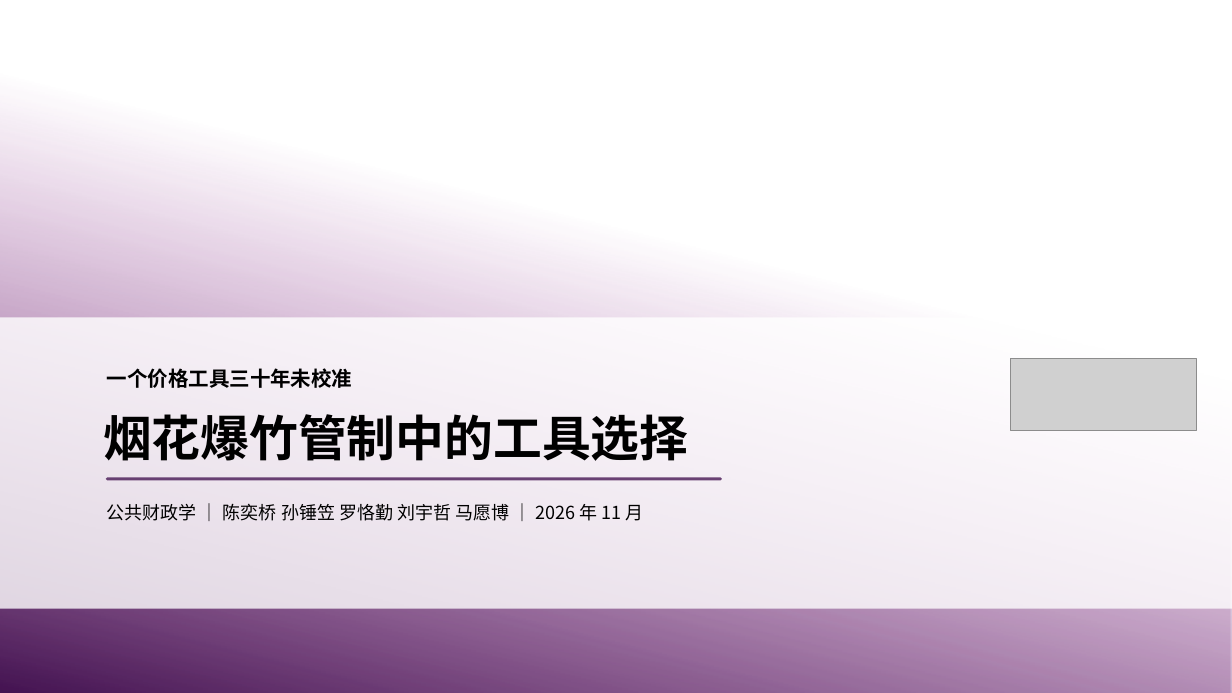
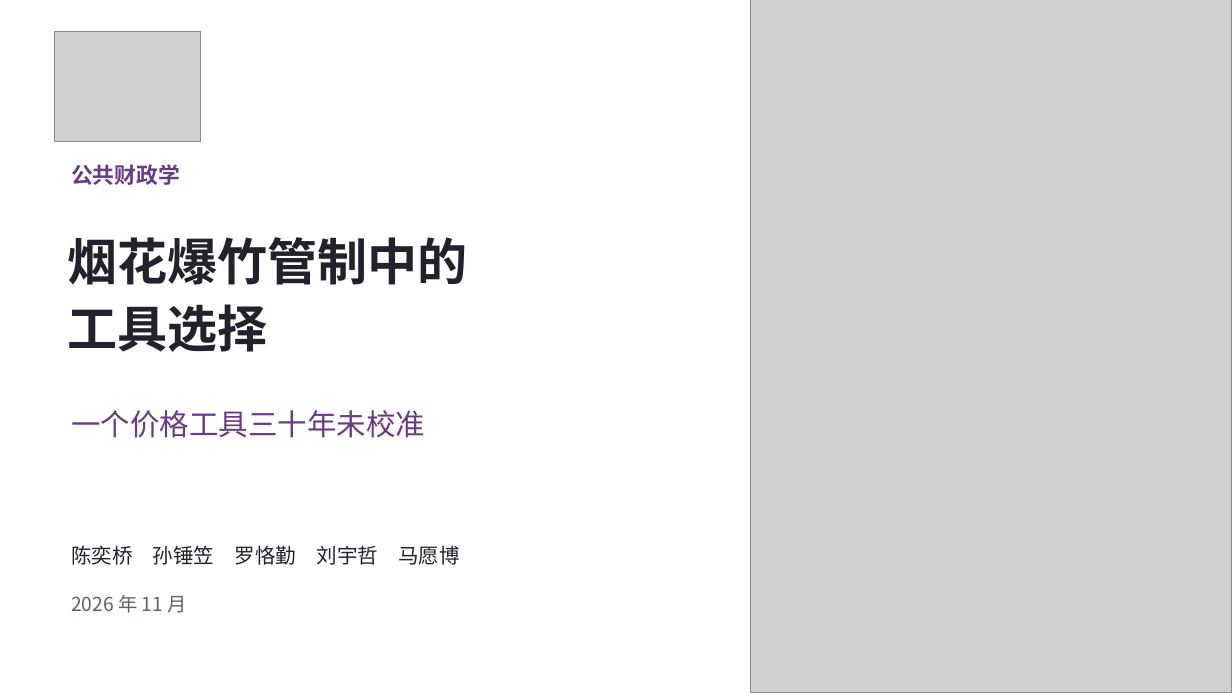
Before and after one commit to YINN233/public-finance-essay-fireworks, a slide deck: slide 1 of presentation/烟花爆竹管制-展示.pptx. Drawn at 1232x693 pixels with LibreOffice and Linux fonts; fonts in the diff are those of the drawing; grey boxes stand for pictures; background and template pictures are left out. Boxes give left, top, right and bottom in pixels: in the first picture for what was removed or moved away, otherwise in the second. Text is boxed around its words. In the diff, an @@ line names an element or a change of style, - is before the commit and + after.

Commit message:
完善烟花爆竹展示：精修 PPT、逐页讲稿与 27 个答辩问答
更新同版 PDF、预览和可重建源文件；区分 65.3% 交互项与 87.3% 条件性未区分份额，校正滨州样本对照与 DK* 范围，并记录更正及验证边界。

```diff
--- a/presentation/烟花爆竹管制-展示.pptx
+++ b/presentation/烟花爆竹管制-展示.pptx
@@ rectangle removed at [0,0,1232,693] @@
@@ picture added at [750,0,1232,693] @@
@@ picture: place and size @@
-picture at [1010,359,1196,431]
+picture at [55,31,201,141]
@@ text added at [71,164,180,185], 17 pt, text #683B83, bold @@
+公共财政学
@@ text at [67,237,467,352]: text changed; size 38 to 39 pt; text colour #000000 to #24212C @@
-烟花爆竹管制中的工具选择
+烟花爆竹管制中的
+工具选择
@@ text "烟花爆竹管制中的" at [67,237,467,352]: vertical alignment top to middle @@
@@ rectangle removed at [0,317,1232,609] @@
@@ text "一个价格工具三十年未校准": place and size @@
-text "一个价格工具三十年未校准" at [107,368,353,388]
+text "一个价格工具三十年未校准" at [71,410,425,438]
@@ text "一个价格工具三十年未校准" at [71,410,425,438]: size 16 to 23 pt, text colour #000000 to #683B83, bold off; vertical alignment top to middle @@
@@ line removed from (721, 479) to (107, 479) @@
@@ text "陈奕桥 孙锤笠 罗恪勤 刘宇哲 马愿博" at [71,545,459,565]: vertical alignment top to middle @@
@@ text at [71,545,459,565]: text changed; size 14 to 16 pt; text colour #000000 to #24212C @@
-公共财政学 ｜ 陈奕桥 孙锤笠 罗恪勤 刘宇哲 马愿博 ｜ 2026 年 11 月
+陈奕桥 孙锤笠 罗恪勤 刘宇哲 马愿博
@@ text added at [71,595,186,613], 15 pt, text #625D70 @@
+2026 年 11 月
```
Also in this commit, not shown: 13 other slides changed, 1 slide added, 1 slide removed, 15 other files.
